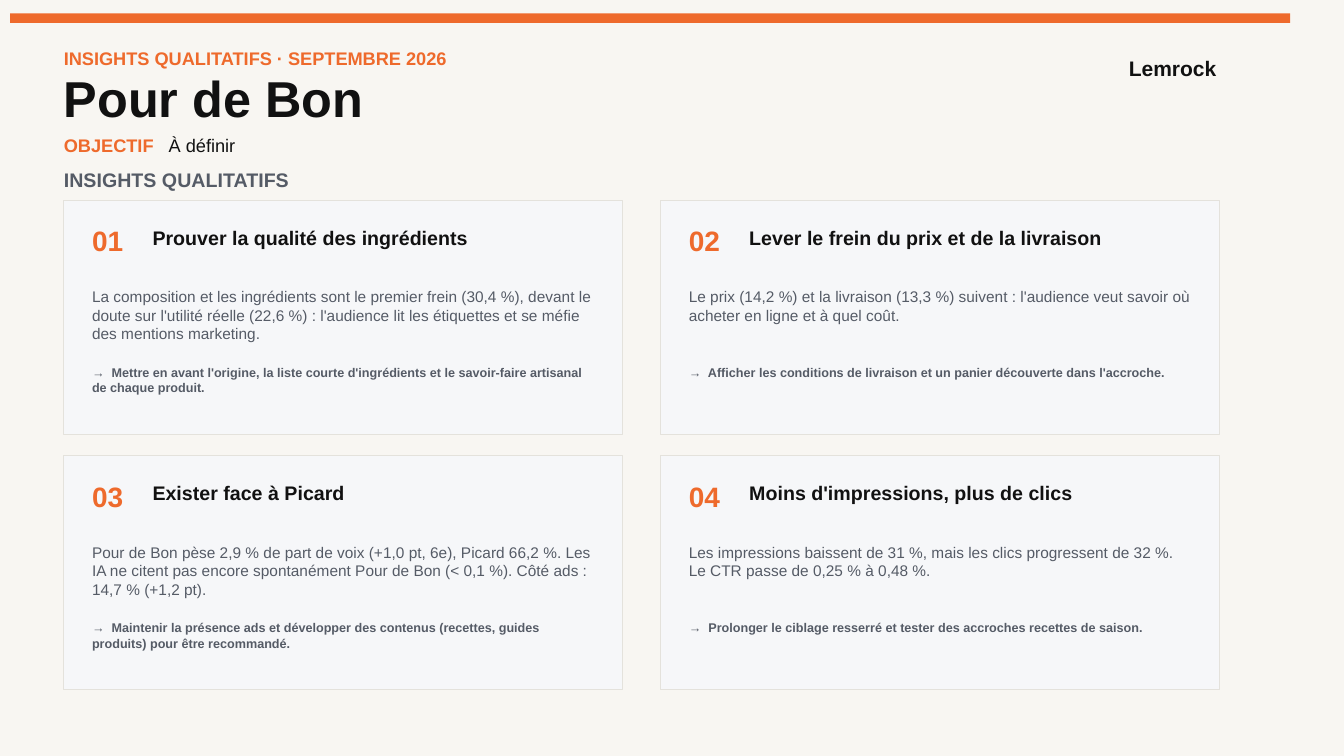
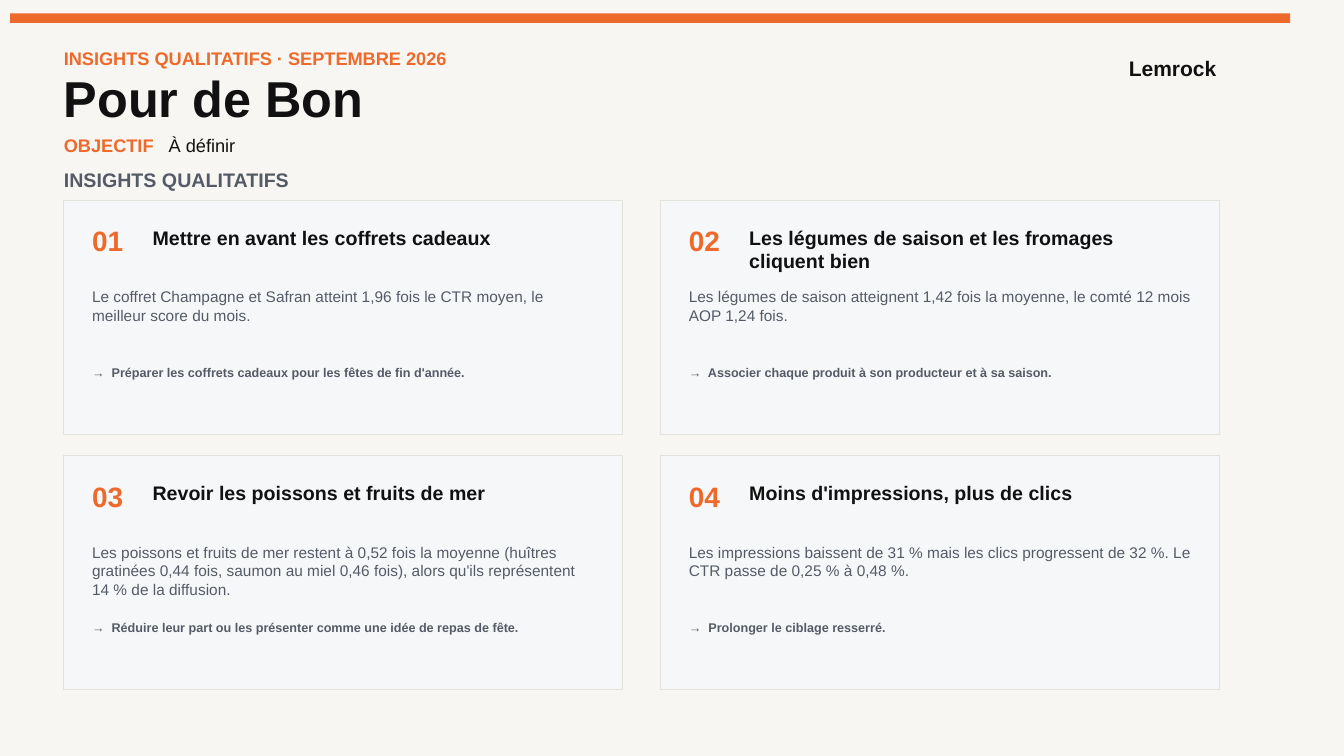
Before and after one commit to stephanemonmarson-creator/Lemrock, a slide deck: slide 34 of rapports/septembre/121026_Customer Success_Septembre 26.pptx (slide 40 before the commit). Drawn at 1344x756 pixels with LibreOffice and Linux fonts; fonts in the diff are those of the drawing. Boxes give left, top, right and bottom in pixels: in the first picture for what was removed or moved away, otherwise in the second. Text is boxed around its words. In the diff, an @@ line names an element or a change of style, - is before the commit and + after.

```diff
--- a/rapports/septembre/121026_Customer Success_Septembre 26.pptx
+++ b/rapports/septembre/121026_Customer Success_Septembre 26.pptx
@@ text at bbox=[153, 230, 491, 246]: text changed @@
-Prouver la qualité des ingrédients
+Mettre en avant les coffrets cadeaux
@@ text at bbox=[749, 230, 1113, 272]: text changed @@
-Lever le frein du prix et de la livraison
+Les légumes de saison et les fromages cliquent bien
@@ text at bbox=[92, 291, 543, 321]: text changed @@
-La composition et les ingrédients sont le premier frein (30,4 %), devant le doute sur l'utilité réelle (22,6 %) : l'audience lit les étiquettes et se méfie des mentions marketing.
+Le coffret Champagne et Safran atteint 1,96 fois le CTR moyen, le meilleur score du mois.
@@ text at bbox=[689, 290, 1191, 323]: text changed @@
-Le prix (14,2 %) et la livraison (13,3 %) suivent : l'audience veut savoir où acheter en ligne et à quel coût.
+Les légumes de saison atteignent 1,42 fois la moyenne, le comté 12 mois AOP 1,24 fois.
@@ text at bbox=[112, 367, 465, 380]: text changed @@
-→ Mettre en avant l'origine, la liste courte d'ingrédients et le savoir-faire artisanal de chaque produit.
+→ Préparer les coffrets cadeaux pour les fêtes de fin d'année.
@@ text at bbox=[708, 368, 1051, 380]: text changed @@
-→ Afficher les conditions de livraison et un panier découverte dans l'accroche.
+→ Associer chaque produit à son producteur et à sa saison.
@@ text at bbox=[153, 485, 485, 504]: text changed @@
-Exister face à Picard
+Revoir les poissons et fruits de mer
@@ text at bbox=[92, 546, 575, 595]: text changed @@
-Pour de Bon pèse 2,9 % de part de voix (+1,0 pt, 6e), Picard 66,2 %. Les IA ne citent pas encore spontanément Pour de Bon (< 0,1 %). Côté ads : 14,7 % (+1,2 pt).
+Les poissons et fruits de mer restent à 0,52 fois la moyenne (huîtres gratinées 0,44 fois, saumon au miel 0,46 fois), alors qu'ils représentent 14 % de la diffusion.
@@ text at bbox=[689, 547, 1190, 579]: text changed @@
-Les impressions baissent de 31 %, mais les clics progressent de 32 %. Le CTR passe de 0,25 % à 0,48 %.
+Les impressions baissent de 31 % mais les clics progressent de 32 %. Le CTR passe de 0,25 % à 0,48 %.
@@ text at bbox=[112, 622, 519, 635]: text changed @@
-→ Maintenir la présence ads et développer des contenus (recettes, guides produits) pour être recommandé.
+→ Réduire leur part ou les présenter comme une idée de repas de fête.
@@ text at bbox=[708, 623, 885, 635]: text changed @@
-→ Prolonger le ciblage resserré et tester des accroches recettes de saison.
+→ Prolonger le ciblage resserré.
```
Also in this commit, not shown: 35 other slides changed, 8 slides removed, 48 other files.
